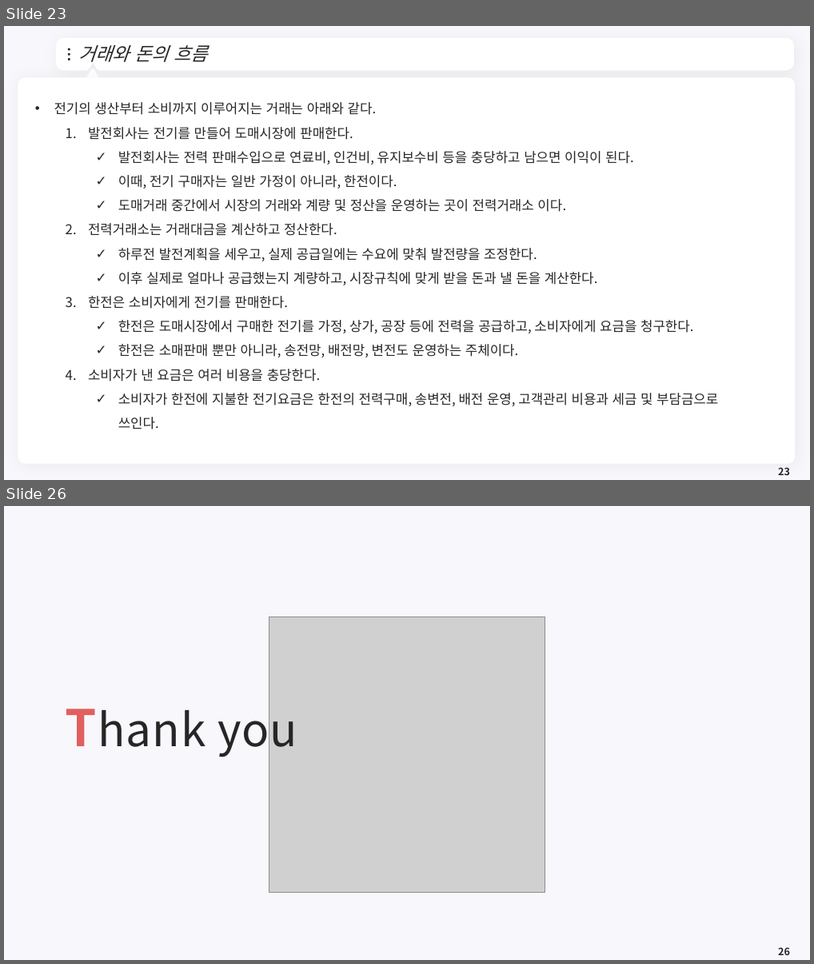
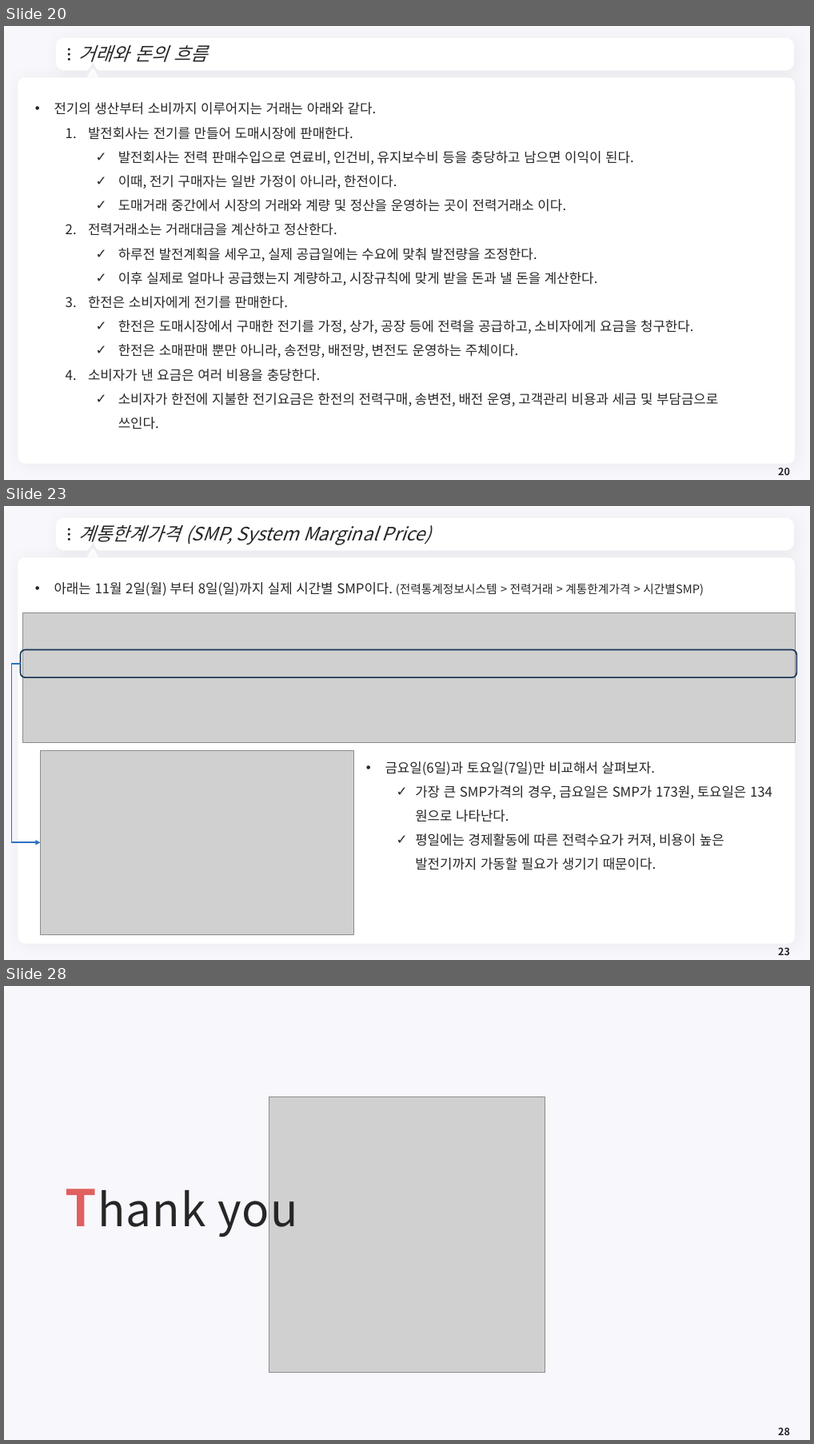
Before and after one commit to meandthey/Teaching, a slide deck: 에너지경제학/자원에너지경제학_Chapter_8 (전력시장).pptx. Shown one above the other, each under a label of ours: slides 23 and 26 before the commit, slides 20, 23 and 28 after it; the slides between them are not shown. The pictures are 814x964 and 814x1444 pixels, drawn with LibreOffice and Linux fonts; fonts in the diff are those of the drawing; grey boxes stand for pictures; background and template pictures are left out. Boxes give left, top, right and bottom in pixels: in the first picture for what was removed or moved away, otherwise in the second. Text is boxed around its words. In the diff, an @@ line names an element or a change of style, - is before the commit and + after.

```diff
--- a/에너지경제학/자원에너지경제학_Chapter_8 (전력시장).pptx
+++ b/에너지경제학/자원에너지경제학_Chapter_8 (전력시장).pptx
@@ slide 23 added at <box>4,506,810,960</box>, background #F8F7FC; not listed: 7 template elements that a slide beside it also shows @@
@@ title added at <box>78,525,432,545</box>, 22 pt, text #262626, italic @@
+계통한계가격 (SMP, System Marginal Price)
@@ text added at <box>54,582,704,596</box>, 16 pt, text #262626 @@
+• 아래는 11월 2일(월) 부터 8일(일)까지 실제 시간별 SMP이다. (전력통계정보시스템 > 전력거래 > 계통한계가격 > 시간별SMP)
@@ picture added at <box>23,612,796,743</box> @@
@@ elbow arrow added from (20, 664) to (40, 842), #2D72BE 1.5 pt @@
@@ rounded rectangle added at <box>20,650,797,678</box>, outline #143253 1.5 pt @@
@@ picture added at <box>40,751,354,934</box> @@
@@ text added at <box>386,761,747,870</box>, 16 pt, text #262626 @@
+• 금요일(6일)과 토요일(7일)만 비교해서 살펴보자.
+  ✓ 가장 큰 SMP가격의 경우, 금요일은 SMP가 173원, 토요일은 134원으로 나타난다.
+  ✓ 평일에는 경제활동에 따른 전력수요가 커져, 비용이 높은 발전기까지 가동할 필요가 생기기 때문이다.
@@ page number added at <box>778,947,790,955</box>, 12 pt, text #262626, bold @@
+23
@@ what was slide 23 is now slide 20 @@
@@ page number at <box>778,467,790,475</box>: text changed @@
-23
+20
@@ what was slide 26 is now slide 28 @@
```
Also in this commit, not shown: 2 slides changed, 4 other slides added, 3 other files.
